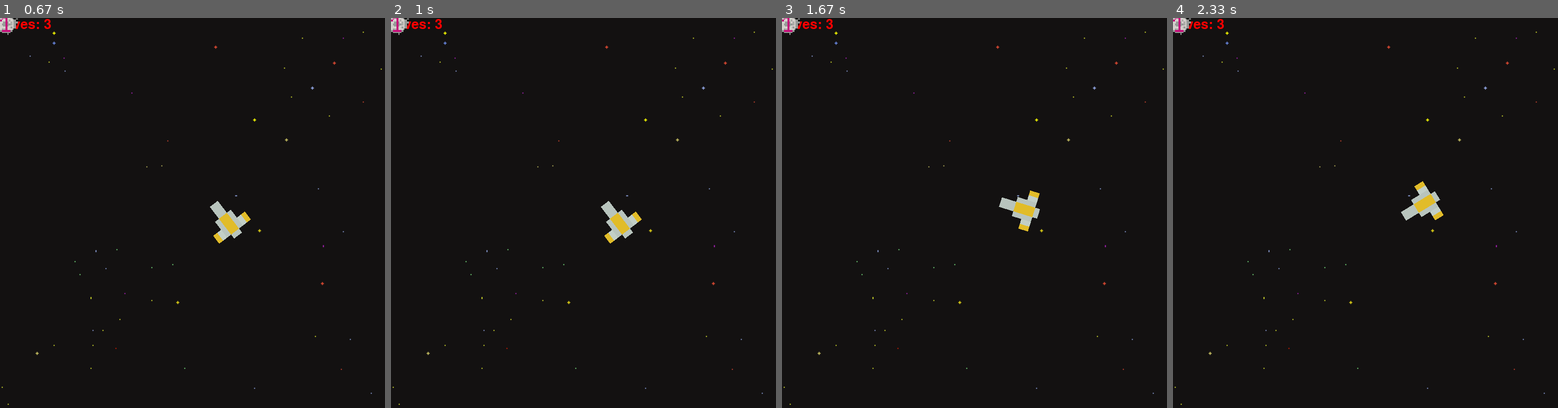
Above: before the commit, frames 1-4 (left to right).
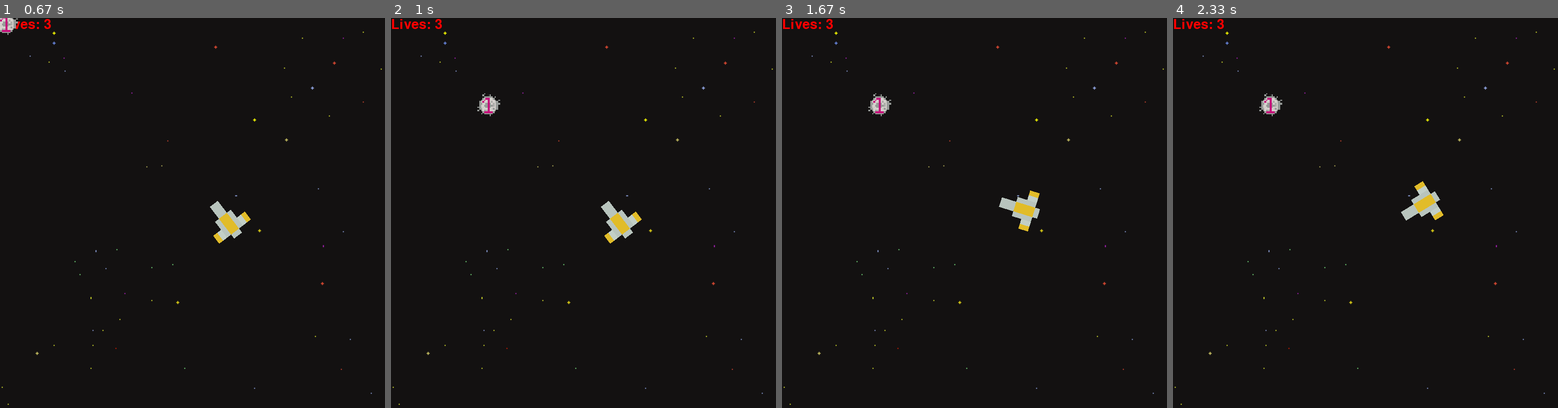
Above: after the commit, the same moments.

Repository: mrmastercat604me/pygame_project
Game: pygame game, started from Gameframe.py
Two runs of this game, one before a commit and one after it. Both use one fixed random seed, a clock stepped at 60 frames per second and the inputs below.
Inputs (mouse positions are in pixels of both pictures, inside the frame that each line leads up to):
- Up to frame 1 (0.67 s): click "Press To Start" at 0.38 s
- Up to frame 2 (1 s): tap Q at 0.67 s
- Up to frame 3 (1.67 s): hold D 1-1.47 s; move the mouse to (1020, 306) at 1.03 s; hold W from 1.5 s (still down); move the mouse to (859, 158) at 1.53 s
- Up to frame 4 (2.33 s): release W at 1.8 s; hold D 1.83-2.3 s; move the mouse to (1250, 310) at 1.87 s

Frame 1 is identical in both runs. In frame 2, 0.3% of the frame differs, in the area x 0-29%, y 0-26%; in frame 3, 0.3%; in frame 4, 0.3%.

Commit message:
i di something

Diff:
--- a/Gameframe.py
+++ b/Gameframe.py
@@ -1,7 +1,8 @@
+from cmath import tan
 import pygame, sys, math, random
-
+from pygame.locals import *
+import time
 mainClock = pygame.time.Clock()
-from pygame.locals import *
 pygame.init()
 pygame.display.set_caption('Blastroids Game')
 screen = pygame.display.set_mode((800,800),0,32)
@@ -127,13 +128,16 @@
 
     lives = 3
     def launch():
-        print("Lift off")
-        dx, dy = shipimage_rect.x - enemyimage_rect.x, shipimage_rect.y - enemyimage_rect.y
-        enemyimage_rect.centerx = dx
-        enemyimage_rect.centery = dy
+        dx = shipimage_rect.x - enemyimage_rect.x
+        dy = shipimage_rect.y - enemyimage_rect.y
+        enemyimage_rect.x += dx//4
+        enemyimage_rect.y += dy//4
         print(dx)
         print(dy)
-    screen.fill((0,0,0))
+        print(math.atan(dy/dx))
+
+        screen.fill((0,0,0))
+
     while running:
 
         def face_mouse(image,image_rect,correction_angle,surface):
@@ -169,10 +173,11 @@
             if lives <= 0:
                 running = False
 
-        if enemyimage_rect.colliderect(shipimage_rect):
-            lives -= 1
-            enemyimage_rect.x = random.randint(20,780)
-            enemyimage_rect.y = random.randint(20,780)
+        #if enemyimage_rect.colliderect(shipimage_rect):
+            #enemyimage_rect.x = random.randint(20,780)
+            #enemyimage_rect.y = random.randint(20,780)
+
+
 
         screen.blit(Backgroundimage,Backgroundimage_rec)
 
